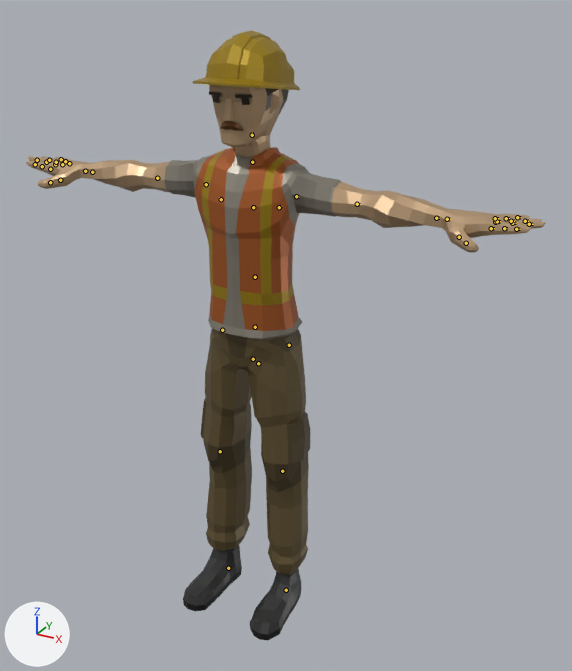
A saved change to the glTF model public/assets/models/ped_worker.glb.
Before and after are seen from a 50 mm lens placed at (1.181, -5.323, -811.119), pointed at (0.101, -3.36, -812.1). Arrows for +X, +Y and +Z are at lower left; the lights stay in place. The older version comes first. The bones that change, and the others that lie on the model, are drawn over the model as lines.

The first picture shows 'Worker_Body', 'Worker_Feet', 'Worker_Head', 'Worker_Legs'.
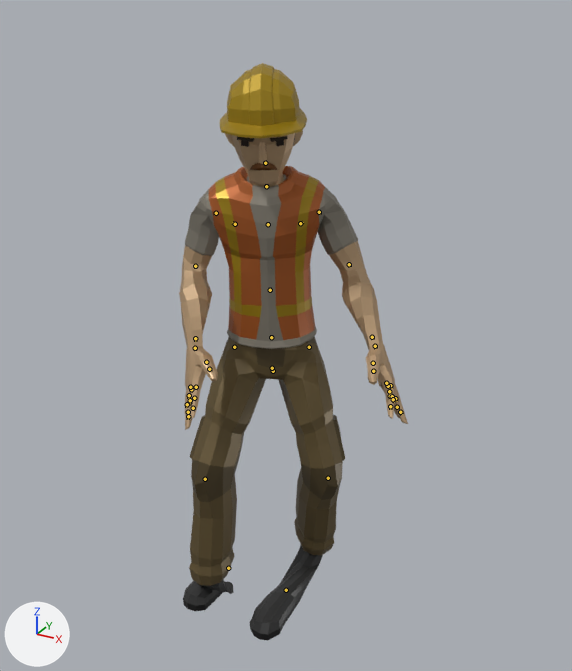
The newer file adds an action. The first version stands in its rest pose; the second is drawn at frame 6 of the action 'HitRecieve'.

Changed parts and their boxes (x1, y1, x2, y2) in the pictures (572 x 671 px):
'Worker_Body', posed (56% narrower, 37% taller): before (26, 147, 546, 340); after (179, 166, 408, 430)
'Worker_Legs', posed (43% wider): before (201, 329, 310, 575); after (189, 336, 345, 586)
'Worker_Head', posed (19% narrower): before (193, 30, 300, 158); after (220, 63, 307, 188)
'Worker_Feet', posed (18% wider): before (183, 545, 301, 640); after (183, 545, 323, 640)
bone 'Body', root to tip: before (258, 363) to (258, 361); after (273, 371) to (273, 369)
bone 'Chest', root to tip: before (253, 207) to (253, 205); after (268, 224) to (268, 222)
bone 'Head', root to tip: before (252, 135) to (252, 132); after (265, 163) to (265, 160)
bone 'UpperArm.L', root to tip: before (296, 196) to (299, 197); after (319, 212) to (320, 214)
bone 'LowerArm.L', root to tip: before (357, 204) to (359, 204); after (349, 264) to (350, 267)
bone 'Index2.L', root to tip: before (491, 228) to (494, 228); after (387, 385) to (388, 388)
bone 'Index3.L', root to tip: before (504, 228) to (507, 228); after (390, 396) to (390, 399)
bone 'Thumb3.L', root to tip: before (466, 243) to (468, 244); after (373, 371) to (373, 373)
bone 'UpperArm.R', root to tip: before (206, 184) to (203, 184); after (216, 213) to (215, 215)
bone 'LowerArm.R', root to tip: before (157, 178) to (155, 178); after (195, 266) to (195, 268)
bone 'Thumb3.R', root to tip: before (50, 182) to (48, 183); after (209, 369) to (210, 371)
bone 'UpperLeg.L', root to tip: before (289, 345) to (289, 346); after (309, 347) to (309, 348)
bone 'LowerLeg.L', root to tip: before (282, 471) to (282, 472); after (328, 478) to (328, 479)
bone 'UpperLeg.R', root to tip: before (222, 330) to (222, 331); after (234, 347) to (234, 348)
bone 'LowerLeg.R', root to tip: before (220, 451) to (220, 452); after (205, 479) to (205, 480)

The change, as a diff of the scene's bpy script:
```diff
--- a/public/assets/models/ped_worker.glb.py
+++ b/public/assets/models/ped_worker.glb.py
@@ bone_body @@
 bone_body = bpy.data.objects['CharacterArmature'].pose.bones['Body']  # child of 'Root'
-bone_body.location = (0.0, 0.0, 0.0)
-bone_body.rotation_quaternion = (1.0, 0.0, 0.0, 0.0)  # degrees (0, 0, 0)
+bone_body.location = (0.0, -0.00067, -0.00091)
+bone_body.rotation_quaternion = (0.972, 0.018, 0.236, 0.004)  # degrees (2, 27, 1)
@@ bone_chest @@
 bone_chest = bpy.data.objects['CharacterArmature'].pose.bones['Chest']  # child of 'Torso'
-bone_chest.rotation_quaternion = (1.0, 0.0, 0.0, 0.0)  # degrees (0, 0, 0)
+bone_chest.rotation_quaternion = (0.99, 0.138, 0.0, -0.001)  # degrees (16, 0, 0)
@@ bone_head @@
 bone_head = bpy.data.objects['CharacterArmature'].pose.bones['Head']  # child of 'Neck'
-bone_head.rotation_quaternion = (1.0, 0.0, 0.0, 0.0)  # degrees (0, 0, 0)
+bone_head.rotation_quaternion = (0.999, -0.043, 0.0, 0.0)  # degrees (-5, 0, 0)
@@ bone_upperarm_l @@
 bone_upperarm_l = bpy.data.objects['CharacterArmature'].pose.bones['UpperArm.L']  # child of 'Shoulder.L'
-bone_upperarm_l.rotation_quaternion = (1.0, 0.0, 0.0, 0.0)  # degrees (0, 0, 0)
+bone_upperarm_l.rotation_quaternion = (-0.836, 0.488, 0.215, 0.125)  # degrees (-61, -29, 0)
@@ bone_lowerarm_l @@
 bone_lowerarm_l = bpy.data.objects['CharacterArmature'].pose.bones['LowerArm.L']  # child of 'UpperArm.L'
-bone_lowerarm_l.rotation_quaternion = (1.0, 0.0, 0.0, 0.0)  # degrees (0, 0, 0)
+bone_lowerarm_l.rotation_quaternion = (0.977, -0.114, -0.057, -0.169)  # degrees (-12, -9, -19)
@@ bone_index2_l @@
 bone_index2_l = bpy.data.objects['CharacterArmature'].pose.bones['Index2.L']  # child of 'Index1.L'
-bone_index2_l.rotation_quaternion = (1.0, 0.0, 0.0, 0.0)  # degrees (0, 0, 0)
+bone_index2_l.rotation_quaternion = (0.992, -0.122, 0.016, 0.001)  # degrees (-14, 2, 0)
@@ bone_index3_l @@
 bone_index3_l = bpy.data.objects['CharacterArmature'].pose.bones['Index3.L']  # child of 'Index2.L'
-bone_index3_l.rotation_quaternion = (1.0, 0.0, 0.0, 0.0)  # degrees (0, 0, 0)
+bone_index3_l.rotation_quaternion = (0.998, -0.064, 0.015, 0.008)  # degrees (-7, 2, 1)
@@ bone_thumb3_l @@
 bone_thumb3_l = bpy.data.objects['CharacterArmature'].pose.bones['Thumb3.L']  # child of 'Thumb2.L'
-bone_thumb3_l.rotation_quaternion = (1.0, 0.0, 0.0, 0.0)  # degrees (0, 0, 0)
+bone_thumb3_l.rotation_quaternion = (0.992, -0.113, -0.029, 0.056)  # degrees (-13, -3, 7)
@@ bone_upperarm_r @@
 bone_upperarm_r = bpy.data.objects['CharacterArmature'].pose.bones['UpperArm.R']  # child of 'Shoulder.R'
-bone_upperarm_r.rotation_quaternion = (1.0, 0.0, 0.0, 0.0)  # degrees (0, 0, 0)
+bone_upperarm_r.rotation_quaternion = (0.804, -0.551, 0.222, 0.019)  # degrees (-71, 22, -13)
@@ bone_lowerarm_r @@
 bone_lowerarm_r = bpy.data.objects['CharacterArmature'].pose.bones['LowerArm.R']  # child of 'UpperArm.R'
-bone_lowerarm_r.rotation_quaternion = (1.0, 0.0, 0.0, 0.0)  # degrees (0, 0, 0)
+bone_lowerarm_r.rotation_quaternion = (0.913, -0.215, -0.17, 0.303)  # degrees (-30, -10, 40)
@@ bone_thumb3_r @@
 bone_thumb3_r = bpy.data.objects['CharacterArmature'].pose.bones['Thumb3.R']  # child of 'Thumb2.R'
-bone_thumb3_r.rotation_quaternion = (1.0, 0.0, 0.0, 0.0)  # degrees (0, 0, 0)
+bone_thumb3_r.rotation_quaternion = (0.992, -0.113, 0.029, -0.056)  # degrees (-13, 3, -7)
@@ bone_upperleg_l @@
 bone_upperleg_l = bpy.data.objects['CharacterArmature'].pose.bones['UpperLeg.L']  # child of 'Body'
-bone_upperleg_l.rotation_quaternion = (1.0, 0.0, 0.0, 0.0)  # degrees (0, 0, 0)
+bone_upperleg_l.rotation_quaternion = (-0.969, 0.042, 0.177, -0.165)  # degrees (-9, -19, 21)
@@ bone_lowerleg_l @@
 bone_lowerleg_l = bpy.data.objects['CharacterArmature'].pose.bones['LowerLeg.L']  # child of 'UpperLeg.L'
-bone_lowerleg_l.rotation_quaternion = (1.0, 0.0, 0.0, 0.0)  # degrees (0, 0, 0)
+bone_lowerleg_l.rotation_quaternion = (0.953, 0.304, 0.0, 0.0)  # degrees (35, 0, 0)
@@ bone_upperleg_r @@
 bone_upperleg_r = bpy.data.objects['CharacterArmature'].pose.bones['UpperLeg.R']  # child of 'Body'
-bone_upperleg_r.rotation_quaternion = (1.0, 0.0, 0.0, 0.0)  # degrees (0, 0, 0)
+bone_upperleg_r.rotation_quaternion = (0.949, -0.064, 0.171, -0.256)  # degrees (-13, 17, -32)
@@ bone_lowerleg_r @@
 bone_lowerleg_r = bpy.data.objects['CharacterArmature'].pose.bones['LowerLeg.R']  # child of 'UpperLeg.R'
-bone_lowerleg_r.rotation_quaternion = (1.0, 0.0, 0.0, 0.0)  # degrees (0, 0, 0)
+bone_lowerleg_r.rotation_quaternion = (0.975, 0.22, 0.0, 0.0)  # degrees (25, 0, 0)
```
